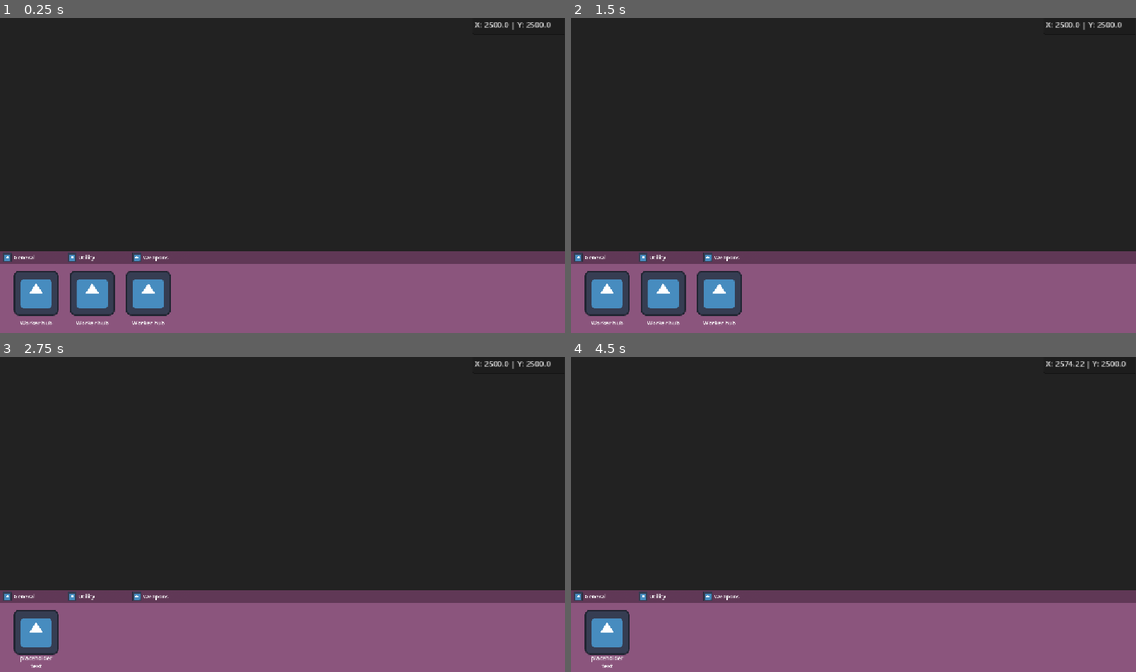
Above: before the commit, frames 1-4 (two rows, left to right).
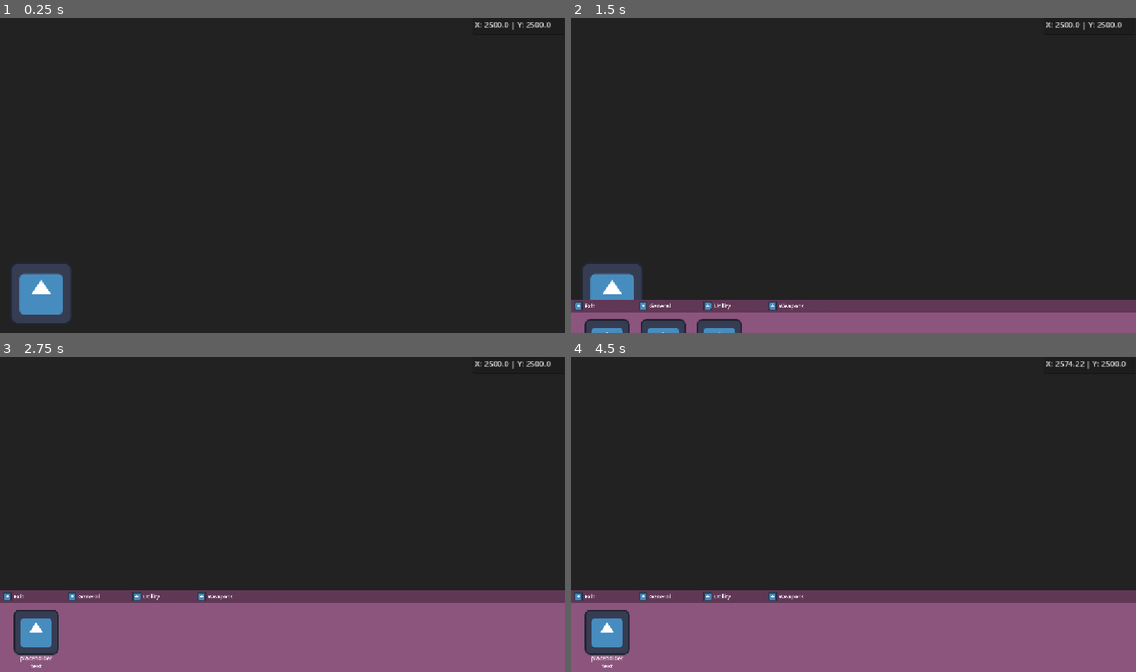
Above: after the commit, the same moments.

Repository: cursed144/Solar-Siege
Game: Godot game, scene res://Planet-Section/Scenes/planet_template.tscn
Same seed, same stepped clock (60 frames per second), same inputs: the game is played once before the commit and once after it. The engine's default icon, where the game draws it, is replaced by a stand-in: a white triangle on a blue panel in a dark square.
Inputs (mouse positions are in pixels of both pictures, inside the frame that each line leads up to):
- Up to frame 1 (0.25 s): no input
- Up to frame 2 (1.5 s): click (604, 257) at 0.5 s, where only the run before the commit has a clickable "General"; click (610, 292) at 1.27 s
- Up to frame 3 (2.75 s): click "Utility" at 2 s
- Up to frame 4 (4.5 s): click "Weapons" at 2.75 s; click "placeholder text" at 3.5 s; tap Enter at 4.25 s; move the mouse to (853, 637) at 4.27 s; hold D (right) from 4.28 s (still down); hold E (e) from 4.28 s (still down)

The runs differ from the first frame. In frame 1, 25% of the frame differs, in the area x 0-100%, y 74-100%; in frame 2, 20%; in frame 3, 0.2%; in frame 4, 0.2%.
Error before the commit: Invalid assignment of property or key 'texture' with value of type 'CompressedTexture2D' on a base object of type 'null instance'. (res://Planet-Section/Script…

Commit message:
Add building menu UI animations and hover behavior
Introduces show/hide animations for the building menu using AnimationPlayer. Adds a hover menu for building icons with fade-in/out effects, and updates signal handling for building selection and hover events. Updates scene layouts and UI elements to support these features.

Diff:
--- a/Game/Planet-Section/Scenes/building_icon.tscn
+++ b/Game/Planet-Section/Scenes/building_icon.tscn
@@ -26,4 +26,11 @@
 horizontal_alignment = 1
 vertical_alignment = 1
 
+[node name="HoverTimer" type="Timer" parent="."]
+one_shot = true
+ignore_time_scale = true
+
+[connection signal="mouse_entered" from="." to="." method="_on_mouse_entered"]
+[connection signal="mouse_exited" from="." to="." method="_on_mouse_exited"]
 [connection signal="pressed" from="." to="." method="_on_pressed"]
+[connection signal="timeout" from="HoverTimer" to="." method="_on_hover_timer_timeout"]
--- a/Game/Planet-Section/Scenes/planet_template.tscn
+++ b/Game/Planet-Section/Scenes/planet_template.tscn
@@ -14,6 +14,61 @@
 [sub_resource type="RectangleShape2D" id="RectangleShape2D_0pncr"]
 size = Vector2(1152, 140)
 
+[sub_resource type="Animation" id="Animation_0essa"]
+resource_name = "show_build_ui"
+length = 0.8
+tracks/0/type = "value"
+tracks/0/imported = false
+tracks/0/enabled = true
+tracks/0/path = NodePath(".:position")
+tracks/0/interp = 1
+tracks/0/loop_wrap = true
+tracks/0/keys = {
+"times": PackedFloat32Array(0, 0.8),
+"transitions": PackedFloat32Array(0.35, 1),
+"update": 0,
+"values": [Vector2(0, 648), Vector2(0, 481)]
+}
+
+[sub_resource type="Animation" id="Animation_5xlqu"]
+resource_name = "hide_build_ui"
+length = 0.8
+step = 0.1
+tracks/0/type = "value"
+tracks/0/imported = false
+tracks/0/enabled = true
+tracks/0/path = NodePath(".:position")
+tracks/0/interp = 1
+tracks/0/loop_wrap = true
+tracks/0/keys = {
+"times": PackedFloat32Array(0, 0.8),
+"transitions": PackedFloat32Array(0.35, 1),
+"update": 0,
+"values": [Vector2(0, 481), Vector2(0, 648)]
+}
+
+[sub_resource type="Animation" id="Animation_x85yj"]
+length = 0.001
+tracks/0/type = "value"
+tracks/0/imported = false
+tracks/0/enabled = true
+tracks/0/path = NodePath(".:position")
+tracks/0/interp = 1
+tracks/0/loop_wrap = true
+tracks/0/keys = {
+"times": PackedFloat32Array(0),
+"transitions": PackedFloat32Array(1),
+"update": 0,
+"values": [Vector2(0, 648)]
+}
+
+[sub_resource type="AnimationLibrary" id="AnimationLibrary_lorx5"]
+_data = {
+&"RESET": SubResource("Animation_x85yj"),
+&"hide_build_ui": SubResource("Animation_5xlqu"),
+&"show_build_ui": SubResource("Animation_0essa")
+}
+
 [node name="Planet" type="Node2D"]
 script = ExtResource("1_r0ntb")
 
@@ -33,6 +88,13 @@
 
 [node name="UI" type="CanvasLayer" parent="."]
 
+[node name="BuildingButton" type="TextureButton" parent="UI"]
+offset_left = 20.0
+offset_top = 503.0
+offset_right = 148.0
+offset_bottom = 631.0
+texture_normal = ExtResource("7_5gyni")
+
 [node name="PosNums" type="Control" parent="UI"]
 layout_mode = 3
 anchors_preset = 0
@@ -47,34 +109,39 @@
 offset_bottom = 40.0
 
 [node name="BuildingMenu" type="Control" parent="UI"]
+z_index = 2
 layout_mode = 3
 anchors_preset = 0
-offset_top = 528.0
-offset_right = 1152.0
-offset_bottom = 648.0
+offset_top = 648.0
+offset_right = 1152.0
+offset_bottom = 815.0
 script = ExtResource("4_3w1ld")
 
 [node name="TempCover" type="ColorRect" parent="UI/BuildingMenu"]
 z_index = -1
 layout_mode = 0
-offset_top = -20.0
-offset_right = 1152.0
-offset_bottom = 120.0
+offset_top = 27.0
+offset_right = 1152.0
+offset_bottom = 167.0
+mouse_filter = 2
 color = Color(0.5435746, 0.3356829, 0.49027884, 1)
 
 [node name="TempCover2" type="ColorRect" parent="UI/BuildingMenu"]
 z_index = -1
 layout_mode = 0
-offset_top = -47.0
-offset_right = 1152.0
-offset_bottom = -20.0
+offset_right = 1152.0
+offset_bottom = 27.0
+mouse_filter = 2
 color = Color(0.37704897, 0.2200371, 0.3361215, 1)
 
 [node name="Tabs" type="HBoxContainer" parent="UI/BuildingMenu"]
 layout_mode = 0
-offset_top = -47.0
-offset_right = 1152.0
-offset_bottom = -20.0
+offset_right = 1152.0
+offset_bottom = 27.0
+
+[node name="Exit" parent="UI/BuildingMenu/Tabs" instance=ExtResource("5_0essa")]
+layout_mode = 2
+icon = ExtResource("7_5gyni")
 
 [node name="General" parent="UI/BuildingMenu/Tabs" instance=ExtResource("5_0essa")]
 layout_mode = 2
@@ -91,9 +158,9 @@
 [node name="Buildings" type="ScrollContainer" parent="UI/BuildingMenu"]
 layout_mode = 0
 offset_left = 24.999998
-offset_top = -9.999984
+offset_top = 37.0
 offset_right = 1570.4545
-offset_bottom = 173.7972
+offset_bottom = 220.79718
 scale = Vector2(0.715, 0.715)
 mouse_filter = 2
 follow_focus = true
@@ -133,15 +200,16 @@
 
 [node name="HoverMenu" type="Control" parent="UI/BuildingMenu"]
 visible = false
+modulate = Color(1, 1, 1, 0)
 z_index = 2
 anchors_preset = 0
-offset_top = -205.0
+offset_top = -158.0
 offset_right = 1152.0
 
 [node name="Cover" type="ColorRect" parent="UI/BuildingMenu/HoverMenu"]
 layout_mode = 0
 offset_right = 1152.0
-offset_bottom = 205.0
+offset_bottom = 158.0
 color = Color(0, 0, 0, 1)
 
 [node name="BName" type="RichTextLabel" parent="UI/BuildingMenu/HoverMenu"]
@@ -164,6 +232,7 @@
 scroll_active = false
 
 [node name="ScrollingArea" type="Area2D" parent="UI/BuildingMenu"]
+position = Vector2(0, 47)
 collision_mask = 0
 metadata/_edit_group_ = true
 
@@ -172,5 +241,11 @@
 position = Vector2(576, 50)
 shape = SubResource("RectangleShape2D_0pncr")
 
+[node name="AnimationPlayer" type="AnimationPlayer" parent="UI/BuildingMenu"]
+libraries = {
+&"": SubResource("AnimationLibrary_lorx5")
+}
+
+[connection signal="pressed" from="UI/BuildingButton" to="UI/BuildingMenu" method="_on_building_button_pressed"]
 [connection signal="mouse_entered" from="UI/BuildingMenu/ScrollingArea" to="UI/BuildingMenu" method="_on_scrolling_area_mouse_entered"]
 [connection signal="mouse_exited" from="UI/BuildingMenu/ScrollingArea" to="UI/BuildingMenu" method="_on_scrolling_area_mouse_exited"]
--- a/Game/Planet-Section/Scripts/building_icon.gd
+++ b/Game/Planet-Section/Scripts/building_icon.gd
@@ -1,7 +1,9 @@
 extends TextureButton
 
 @export var data: BuildingData
-signal open_confirmation_menu(building: BuildingData)
+signal select_building(building: BuildingData)
+signal show_hover_menu(building: BuildingData)
+signal hide_hover_menu
 
 
 func _ready() -> void:
@@ -11,4 +13,15 @@
 
 
 func _on_pressed() -> void:
-	open_confirmation_menu.emit(data)
+	select_building.emit(data)
+
+
+func _on_mouse_entered() -> void:
+	$HoverTimer.start()
+
+func _on_mouse_exited() -> void:
+	$HoverTimer.stop()
+	hide_hover_menu.emit()
+
+func _on_hover_timer_timeout() -> void:
+	show_hover_menu.emit(data)
--- a/Game/Planet-Section/Scripts/building_menu.gd
+++ b/Game/Planet-Section/Scripts/building_menu.gd
@@ -6,7 +6,9 @@
 func _ready() -> void:
 	for section in $Buildings.get_children():
 		for building in section.get_children():
-			building.open_confirmation_menu.connect(open_confirmation_menu)
+			building.select_building.connect(select_building)
+			building.show_hover_menu.connect(show_hover_menu)
+			building.hide_hover_menu.connect(hide_hover_menu)
 
 	for tab: TextureButton in $Tabs.get_children():
 		tab.tab_pressed.connect(_on_tab_pressed)
@@ -24,11 +26,17 @@
 			tween.tween_property($Buildings, "scroll_horizontal", $Buildings.scroll_horizontal + 350, 0.4)
 
 
-func open_confirmation_menu(data: BuildingData) -> void:
-	$ConfirmMenu/Icon.texture = data.icon
-	$ConfirmMenu/Title.text = data.display_name
-	$ConfirmMenu/Desc.text = data.description
-	$ConfirmMenu.show()
+func select_building(data: BuildingData) -> void:
+	#TODO start placing building if sufficient resourses and not over max allowed
+	print("stat")
+
+func show_hover_menu(data: BuildingData) -> void:
+	$HoverMenu/BName.text = data.display_name
+	$HoverMenu/Desc.text = data.description
+	create_tween().tween_property($HoverMenu, "modulate", Color(1,1,1,1), 0.5)
+
+func hide_hover_menu() -> void:
+	create_tween().tween_property($HoverMenu, "modulate", Color(1,1,1,0), 0.2)
 
 
 func _on_scrolling_area_mouse_entered() -> void:
@@ -38,9 +46,18 @@
 	is_mouse_in_area = false
 
 
+func _on_building_button_pressed() -> void:
+	$HoverMenu.show()
+	$AnimationPlayer.play("show_build_ui")
+
+
 func _on_tab_pressed(target_name: String) -> void:
+	if target_name == "Exit":
+		$AnimationPlayer.play("hide_build_ui")
+		$HoverMenu.hide()
+		return
+
 	$Buildings.scroll_horizontal = 0
-
 	for buildings in $Buildings.get_children():
 		if buildings.name == target_name:
 			buildings.show()
Not shown: 1 places in Game/Planet-Section/Scenes/planet_template.tscn that only renumber resources
